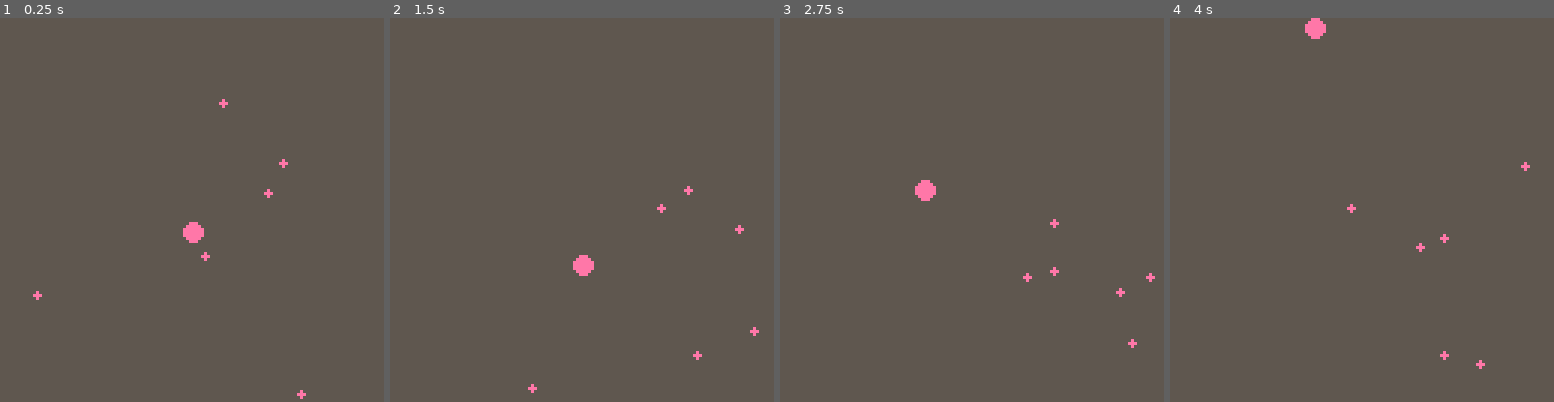
Above: before the commit, frames 1-4 (left to right).
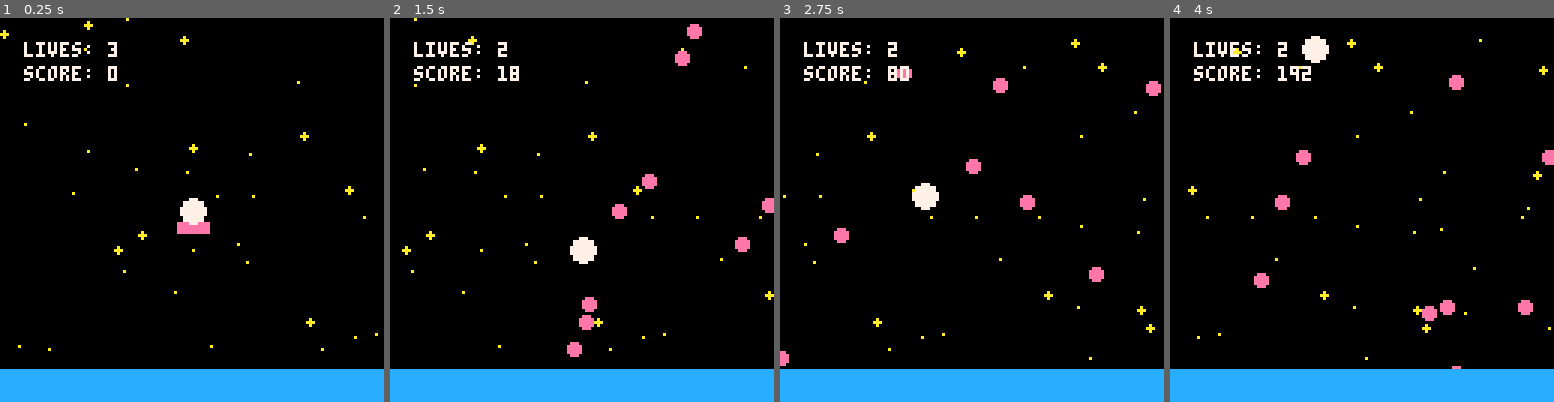
Above: after the commit, the same moments.

Repository: jmross/pico8-balloon-journey
Game: PICO-8 cartridge trip.p8
Same seed, same stepped clock (60 frames per second), same inputs: the game is played once before the commit and once after it.
Inputs:
- Up to frame 1 (0.25 s): no input
- Up to frame 2 (1.5 s): tap O (Z key) at 0.33, 0.7, 1.43 s; tap X (X key) at 1.07 s
- Up to frame 3 (2.75 s): hold Left 1.97-2.37 s; tap X (X key) at 2.07, 2.4, 2.73 s; tap O (Z key) at 2.22 s; hold Down from 2.42 s (still down)
- Up to frame 4 (4 s): release Down at 2.82 s; hold Right 2.87-3.53 s; tap X (X key) at 3.07, 3.4, 3.73 s; tap O (Z key) at 3.1, 3.98 s; hold Up from 3.58 s (still down)

The runs differ from the first frame. In frame 1, 100% of the frame differs, in the area x 0-100%, y 0-100%; in frame 2, 100%; in frame 3, 100%; in frame 4, 100%.

Commit message:
start and end game working. scrolling stars. take damage. show score and lives, water

Diff:
--- a/trip.lua
+++ b/trip.lua
@@ -4,12 +4,18 @@
 max_x = 127
 max_y = 127
 
-grav = 0.25
+grav = 0
 x_resist = 0.98
+scroll_speed = -1
+started = false
+ended = false
+score = 0
 
 -- player
 p = {
-  size = 3,
+  lives = 3,
+
+  size = 4,
   x = 64,
   y = 64,
   dx = 0,
@@ -25,8 +31,15 @@
   max_grav_speed = 3
 }
 
+function p:damage()
+  self.lives -= 1
+  if(self.lives <= 0) then
+    lose()
+  end
+end
+
 function p:draw()
-  circfill(self.x, self.y, self.size, 14)
+  circfill(self.x, self.y, self.size, 7)
 end
 
 function p:move_left()
@@ -67,14 +80,11 @@
 
   -- bounce off ceiling
   if(self.y < self.size) then self.dy = 0.5*abs(self.dy) self.y = self.size end
-  -- lose if touch floor
+
+  -- damage if touch floor
   if(self.y > max_y - self.size) then
-    printh("YOU LOSE")
     self.y = max_y - self.size
-    self.dx = 0
-    self.dy = 0
-    self.ddx = 0
-    self.ddy = 0
+    self:damage()
   end
 
   -- stop on left/right walls
@@ -86,7 +96,7 @@
 enemies = {}
 -- enemy
 enemy = {
-  size = 1,
+  size = 2,
   x = 0,
   y = 0,
   dx = 0,
@@ -101,47 +111,166 @@
   -- bounce off floor
   if(self.y > max_y - self.size) then self.dy = -abs(self.dy) self.y = max_y - self.size end
 
-  -- stop on left/right walls
-  if(self.x < self.size) then self.dx = abs(self.dx) self.x = self.size end
-  if(self.x > max_x - self.size) then self.dx = -abs(self.dx) self.x = max_x - self.size end
-end
+  -- re-init on touch of walls
+  if(self.x < -self.size) then
+    self:init()
+  end
+
+  if(self:collide(p)) then
+    p:damage()
+    self:init()
+  end
+end
+
 function enemy:draw()
   circfill(self.x, self.y, self.size, 14)
 end
+
 function enemy:new(o)
   return setmetatable(o or {}, self)
+end
+
+function enemy:collide(o)
+  return self.x >= (o.x - o.size) and self.x <= (o.x + o.size) and self.y >= (o.y - o.size) and self.y <= (o.y + o.size)
+end
+
+function enemy:init()
+  self.x = max_x + 1
+  self.y = rnd(max_y)
+  self.dx = -rnd(2)
+  -- TODO
+  self.dy = rnd(1) + (flr(rnd(2)) * -1)
+end
+
+-- platforms
+platforms = {}
+-- starting platform
+platform = {
+  x = 0,
+  y = 0,
+  width = 10,
+  height = 3,
+  colour = 14,
+  dx = scroll_speed,
+  dy = 0,
+}
+platform.__index = platform
+function platform:new(o)
+  return setmetatable(o or {}, self)
+end
+function platform:draw()
+  rectfill(self.x, self.y, self.x + self.width, self.y + self.height, self.colour)
+end
+
+-- starting platform
+start_platform = platform:new({
+    x = max_x / 2 - 4,
+    y = max_y / 2 + 5
+  })
+add(platforms, start_platform)
+
+-- stars
+stars ={}
+-- star
+star = {
+  x = 0,
+  y = 0,
+  size = 0,
+  colour = 10,
+}
+star.__index = star
+function star:new(o)
+  return setmetatable(o or {}, self)
+end
+function star:update()
+  self.x += scroll_speed
+  -- move to other side on touch of walls
+  if(self.x < -self.size) then
+    self.x = max_x + self.size
+    self.y = rnd(max_y)
+  end
+end
+function star:draw()
+  circfill(self.x, self.y, self.size, self.colour)
+end
+
+-- game
+function start()
+  started = true
+  grav = 0.25
+  del(platforms, start_platform)
+
+  -- create enemies
+  for i = 0,8 do
+    e = enemy:new()
+    e:init()
+    add(enemies, e)
+  end
+end
+function lose()
+  ended = true
 end
 
 function _init()
   -- disable btnp repeats
   poke(0X5F5C, 255)
 
-  for i = 0,5 do
-    e = enemy:new({
-        x = rnd(127),
-        y = rnd(127),
-        dx = rnd(1),
-        dy = rnd(1)
+  -- create stars
+  for i = 0,35 do
+    s = star:new({
+        x = rnd(max_x),
+        y = rnd(max_y),
+        size = rnd(1.5)
       })
-    add(enemies, e)
+    add(stars, s)
   end
 end
 
 function _update()
-  if (btnp(4)) then p:flap()  end
-  if (btnp(5)) then p:flap()  end
-  if (btn(0)) then p:move_left() end
-  if (btn(1)) then p:move_right() end
-  p:update()
-  for e in all(enemies) do
-    e:update()
+  if not started then
+    if (btnp(4)) then start() end
+    if (btnp(5)) then start() end
+  elseif not ended then
+    i = time()
+    score += flr(i)
+    if (btnp(4)) then p:flap()  end
+    if (btnp(5)) then p:flap()  end
+    if (btn(0)) then p:move_left() end
+    if (btn(1)) then p:move_right() end
+
+    for s in all(stars) do
+      s:update()
+    end
+    for e in all(enemies) do
+      e:update()
+    end
+    p:update()
   end
 end
 
 function _draw()
-  cls(5)
-  p:draw()
+  cls(0)
+  for s in all(stars) do
+    s:draw()
+  end
   for e in all(enemies) do
     e:draw()
   end
-end
+  for pl in all(platforms) do
+    pl:draw()
+  end
+  p:draw()
+
+  -- lives
+  print("lives: "..p.lives, 8, 8, 7)
+
+  -- score
+  print("score: "..score, 8, 16, 7)
+
+  -- water
+  rectfill(0, max_y, max_x, max_y - 10, 12)
+
+  if ended then
+    print("you lose!", max_x / 2 - 15, max_y / 2, 7)
+  end
+end
